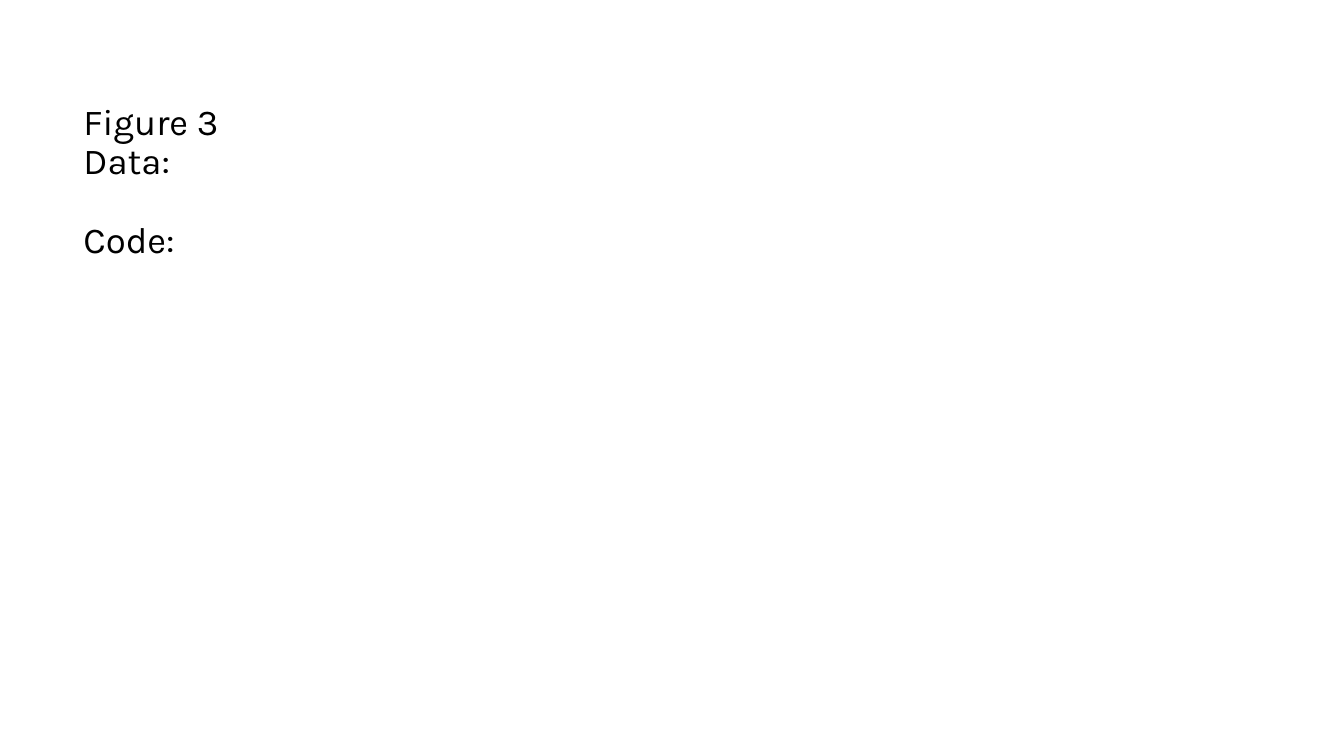
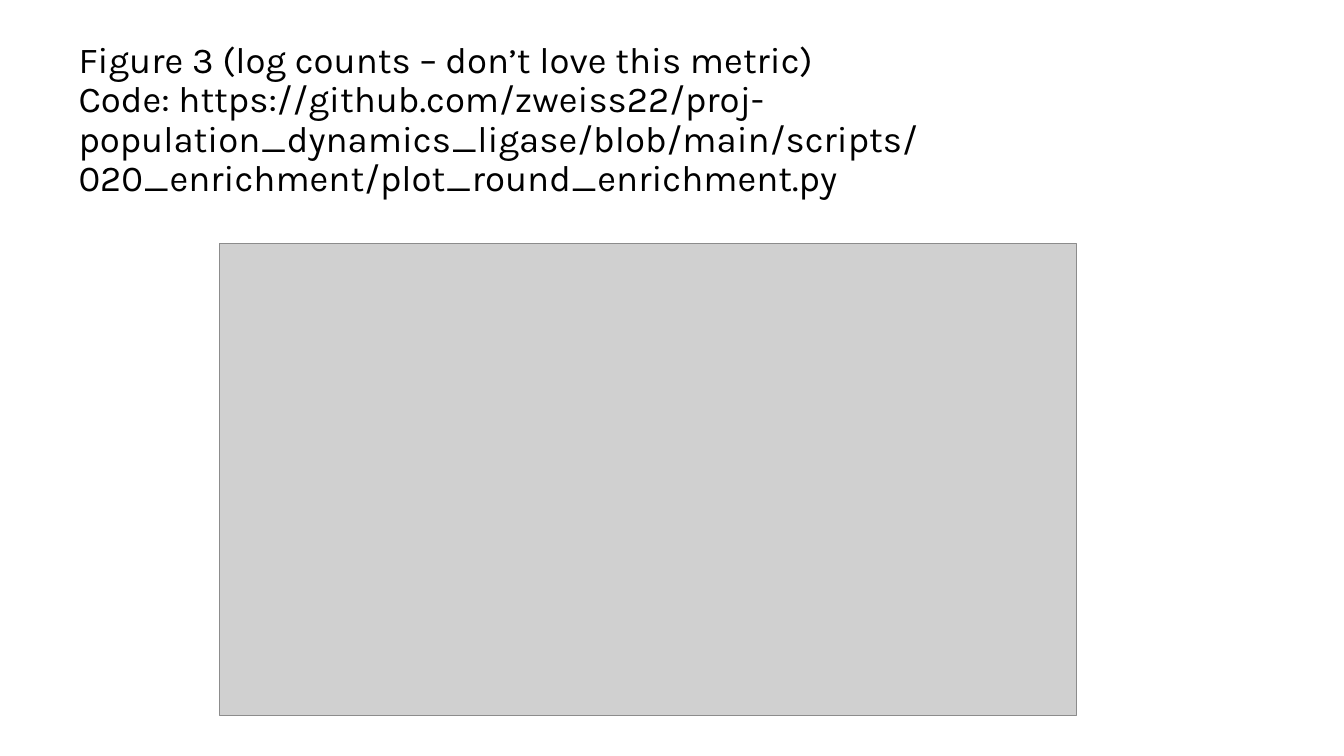
Before and after one commit to zweiss22/proj-population_dynamics_ligase, a slide deck: slide 5 of commentary_on_updates.pptx. Drawn at 1344x756 pixels with LibreOffice and Linux fonts; fonts in the diff are those of the drawing; grey boxes stand for pictures. Boxes give left, top, right and bottom in pixels: in the first picture for what was removed or moved away, otherwise in the second. Text is boxed around its words. In the diff, an @@ line names an element or a change of style, - is before the commit and + after.

Commit message:
logfc enrichment

```diff
--- a/commentary_on_updates.pptx
+++ b/commentary_on_updates.pptx
@@ title at box(79, 46, 918, 200): text changed @@
-Figure 3
-Data:
-Code:
+Figure 3 (log counts – don’t love this metric)
+Code: https://github.com/zweiss22/proj-population_dynamics_ligase/blob/main/scripts/020_enrichment/plot_round_enrichment.py
@@ picture added at box(220, 244, 1077, 716) @@
```
Also in this commit, not shown: 1 other slide changed, 1 slide added, 5 other files.
